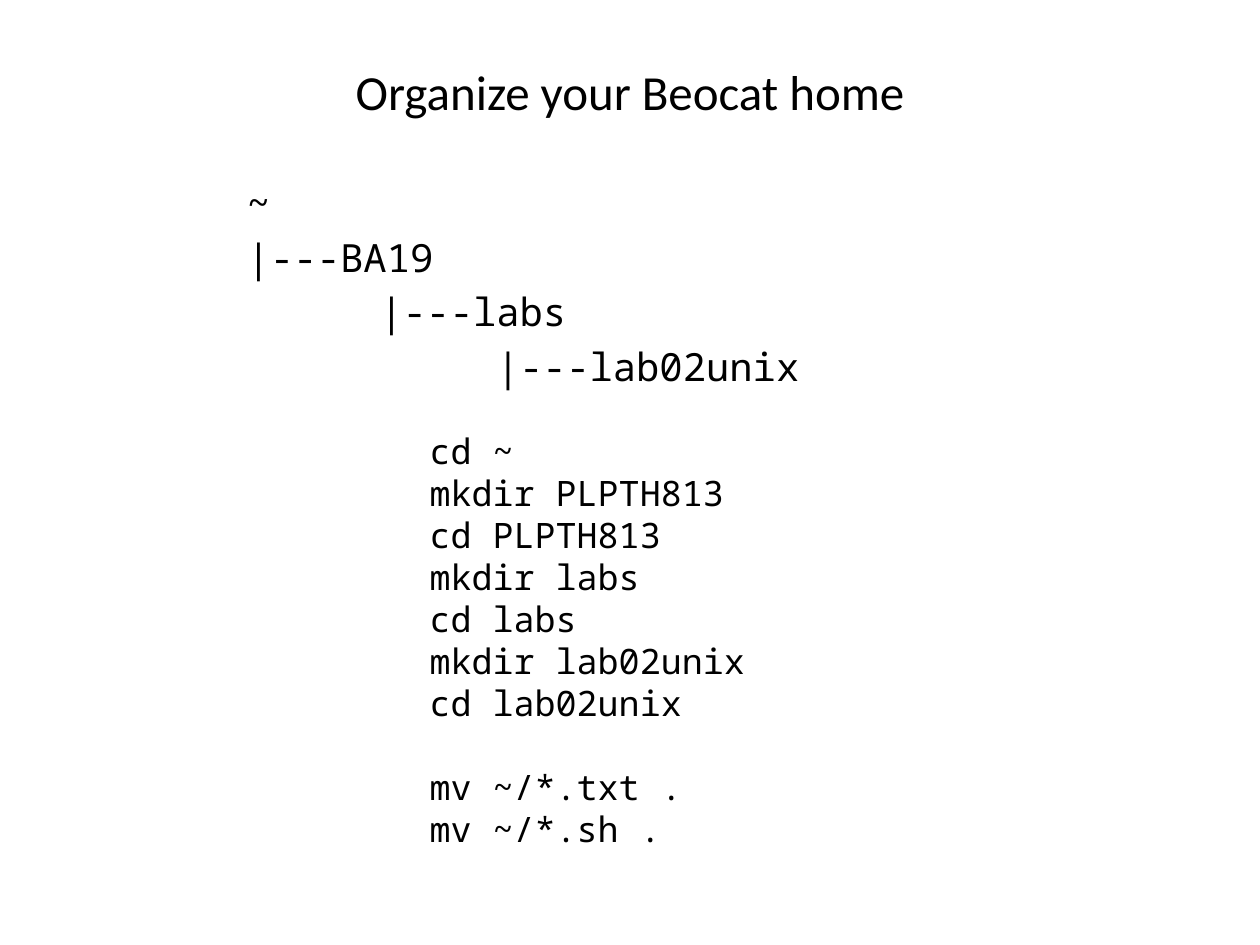
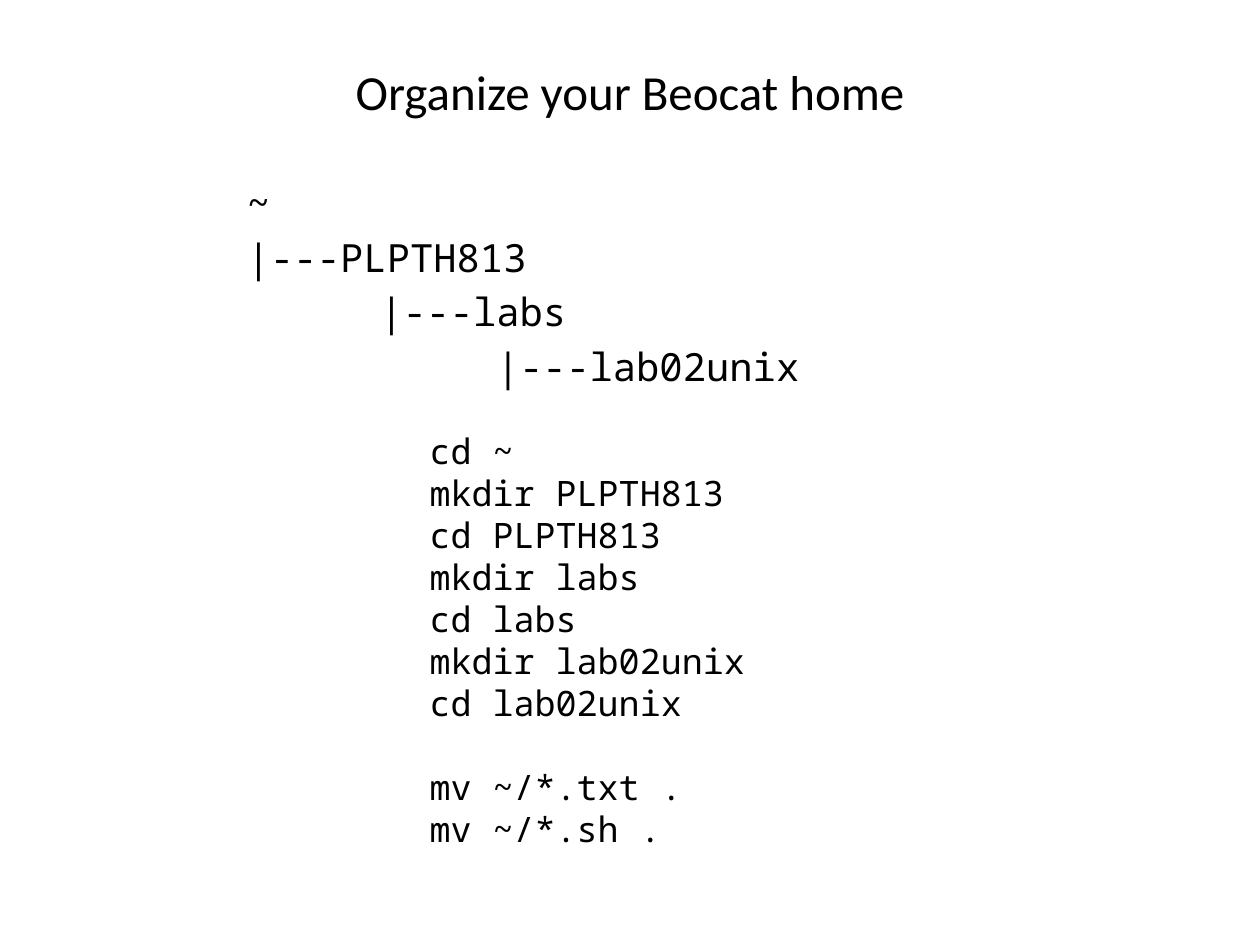
Before and after one commit to liu3zhenlab/teaching, a slide deck: slide 26 of PLPTH813Bioinformatis/2021/labs/lab02_unix.pptx. Drawn at 1260x945 pixels with LibreOffice and Linux fonts; fonts in the diff are those of the drawing. Boxes give left, top, right and bottom in pixels: in the first picture for what was removed or moved away, otherwise in the second. Text is boxed around its words. In the diff, an @@ line names an element or a change of style, - is before the commit and + after.

```diff
--- a/PLPTH813Bioinformatis/2021/labs/lab02_unix.pptx
+++ b/PLPTH813Bioinformatis/2021/labs/lab02_unix.pptx
@@ text at (247,242,527,282): text changed @@
-|---BA19
+|---PLPTH813
```
Also in this commit, not shown: 2 other slides changed, 2 other files.
